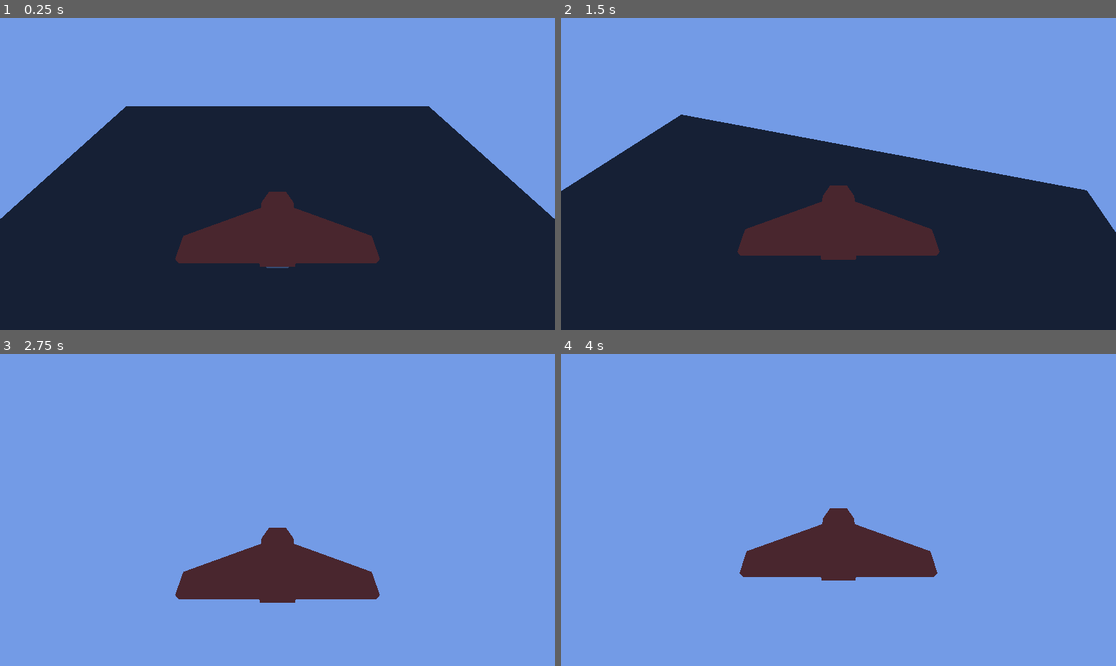
Above: before the commit, frames 1-4 (two rows, left to right).
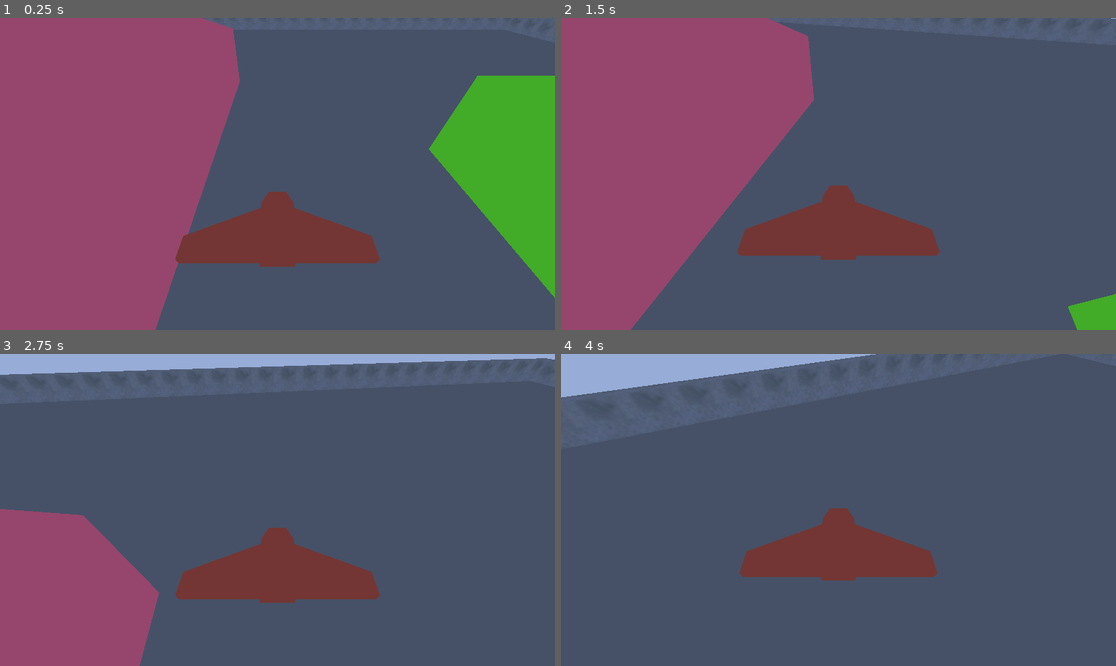
Above: after the commit, the same moments.

Repository: AlexandrMKC/game_jam
Game: Godot game, scene res://scenes/game.tscn
Two runs of this game, one before a commit and one after it. Both use one fixed random seed, a clock stepped at 60 frames per second and the inputs below.
Inputs (mouse positions are in pixels of both pictures, inside the frame that each line leads up to):
- Up to frame 1 (0.25 s): no input
- Up to frame 2 (1.5 s): tap Enter at 0.5 s; move the mouse to (866, 174) at 0.52 s; hold W (move_forward) from 0.53 s (still down); move the mouse to (810, 174) at 1.27 s
- Up to frame 3 (2.75 s): keep holding W (move_forward); move the mouse to (288, 503) at 2.02 s
- Up to frame 4 (4 s): keep holding W (move_forward); move the mouse to (832, 516) at 2.77 s; move the mouse to (877, 513) at 3.52 s

The runs differ from the first frame. In frame 1, 100% of the frame differs, in the area x 0-100%, y 0-100%; in frame 2, 100%; in frame 3, 100%; in frame 4, 100%.

Commit message:
add location1

Diff:
--- /dev/null
+++ b/locations/location1.tscn
@@ -0,0 +1,15 @@
+[gd_scene load_steps=3 format=3 uid="uid://cgj58g0n8p23h"]
+
+[ext_resource type="PackedScene" uid="uid://bxk3hbm40e6ld" path="res://models/loc_1.gltf" id="1_44saa"]
+
+[sub_resource type="Environment" id="Environment_yc6pb"]
+background_mode = 1
+background_color = Color(0.703326, 0.802181, 1, 1)
+background_energy_multiplier = 0.84
+
+[node name="Location1" type="Node3D"]
+
+[node name="loc_1" parent="." instance=ExtResource("1_44saa")]
+
+[node name="WorldEnvironment" type="WorldEnvironment" parent="."]
+environment = SubResource("Environment_yc6pb")
--- a/scenes/game.tscn
+++ b/scenes/game.tscn
@@ -1,13 +1,8 @@
-[gd_scene load_steps=5 format=3 uid="uid://dvksxwjbv15cn"]
+[gd_scene load_steps=4 format=3 uid="uid://dvksxwjbv15cn"]
 
 [ext_resource type="Script" path="res://scripts/game.gd" id="1_2my3a"]
 [ext_resource type="PackedScene" uid="uid://vyrwgd2taex0" path="res://scenes/player.tscn" id="1_2ua3r"]
-[ext_resource type="PackedScene" path="res://locations/test_plane.tscn" id="3_odlpu"]
-
-[sub_resource type="Environment" id="Environment_fhux8"]
-background_mode = 1
-background_color = Color(0.388922, 0.522479, 0.777093, 1)
-background_energy_multiplier = 1.16
+[ext_resource type="PackedScene" uid="uid://cgj58g0n8p23h" path="res://locations/location1.tscn" id="3_g36vp"]
 
 [node name="Game" type="Node3D"]
 script = ExtResource("1_2my3a")
@@ -17,7 +12,4 @@
 [node name="Player" parent="world" instance=ExtResource("1_2ua3r")]
 transform = Transform3D(1, 0, 0, 0, 1, 0, 0, 0, 1, 0, 5, 0)
 
-[node name="TestPlane" parent="world" instance=ExtResource("3_odlpu")]
-
-[node name="WorldEnvironment" type="WorldEnvironment" parent="world"]
-environment = SubResource("Environment_fhux8")
+[node name="Location1" parent="world" instance=ExtResource("3_g36vp")]
Binary file added: models/concrete_color.png
Not shown, added: models/concrete_color.png.import
Binary file added: models/loc_1.bin
Not shown, added: models/loc_1.gltf
Not shown, added: models/loc_1.gltf.import
